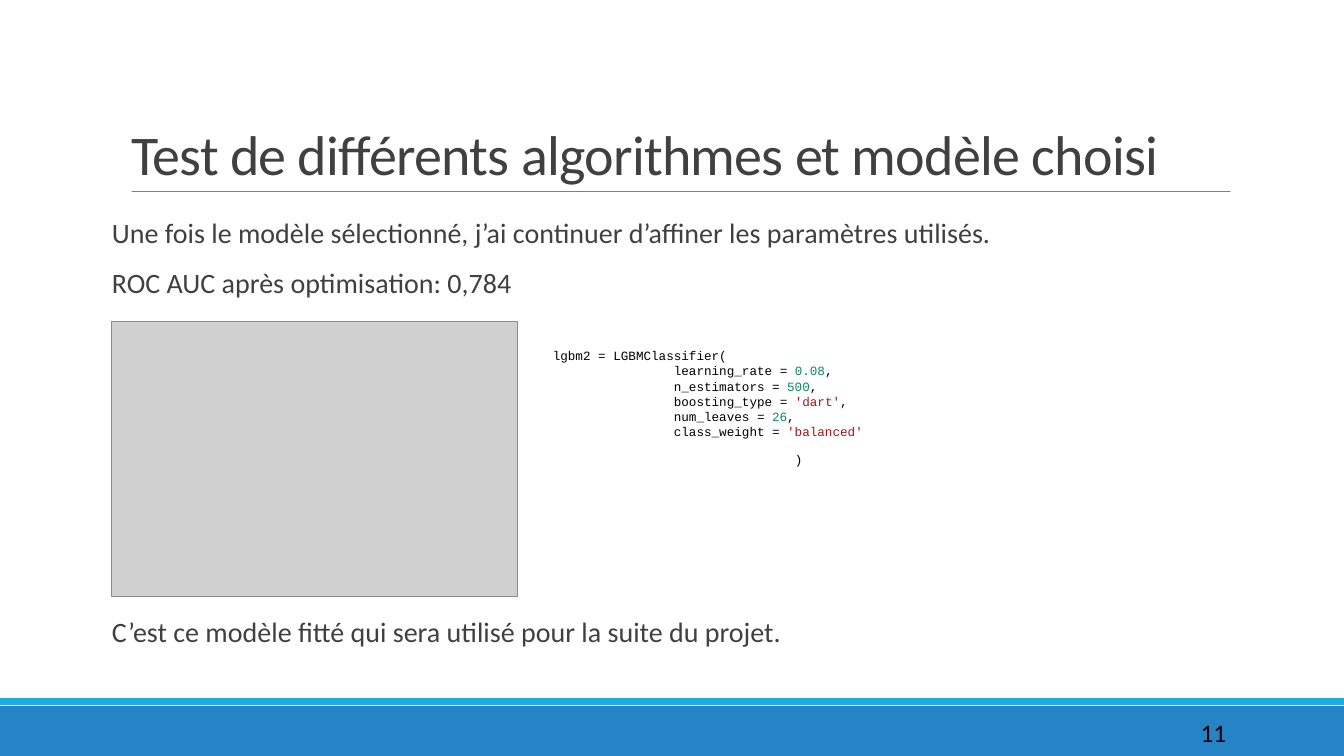
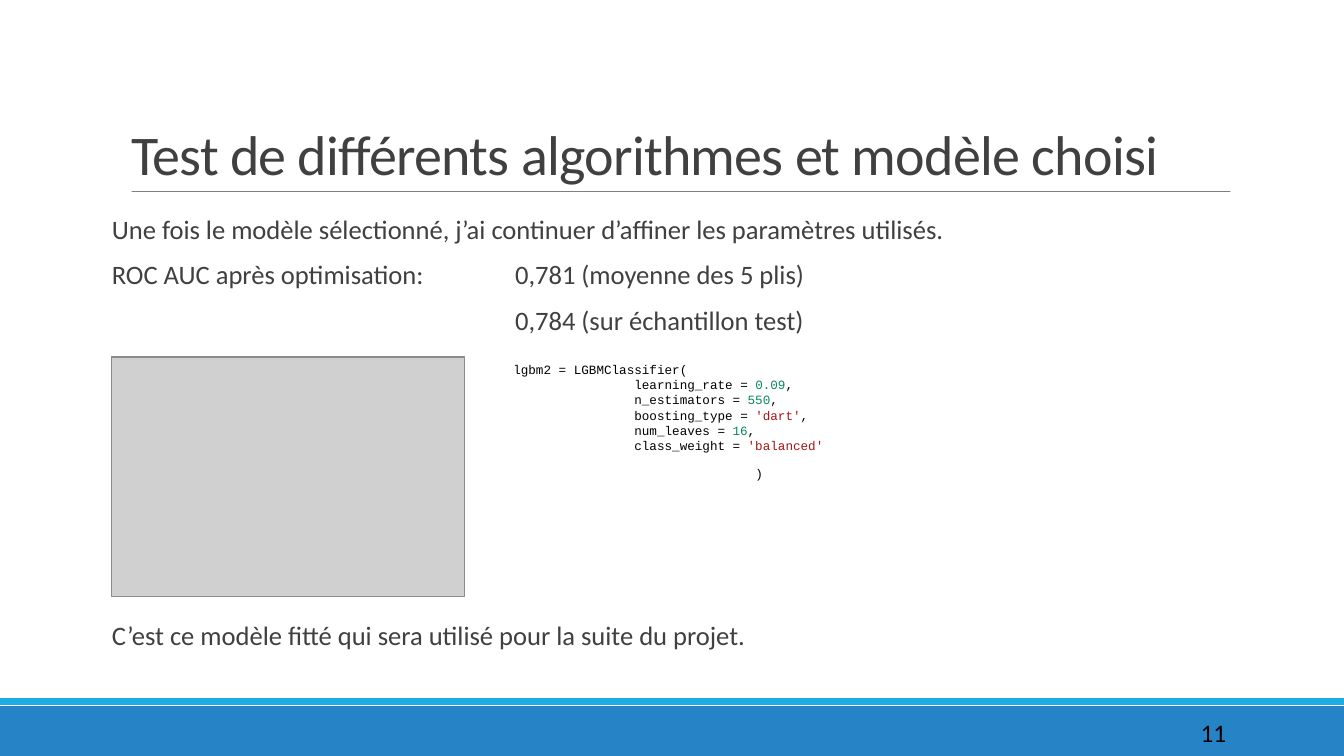
Before and after one commit to VGagnot/OC_Datascience_-_Projet_7, a slide deck: slide 11 of Présentation, note méthodologique, notebooks/OC Parcours Datascience - 7e Module - Implémentez un modèle de scoring.odp. Drawn at 1344x756 pixels with LibreOffice and Linux fonts; fonts in the diff are those of the drawing; grey boxes stand for pictures. Boxes give left, top, right and bottom in pixels: in the first picture for what was removed or moved away, otherwise in the second. Text is boxed around its words. In the diff, an @@ line names an element or a change of style, - is before the commit and + after.

```diff
--- a/Présentation, note méthodologique, notebooks/OC Parcours Datascience - 7e Module - Implémentez un modèle de scoring.odp
+++ b/Présentation, note méthodologique, notebooks/OC Parcours Datascience - 7e Module - Implémentez un modèle de scoring.odp
@@ text at bbox=[112, 220, 944, 650]: size 20 to 19 pt in "Une fois le modèle sélectionné, j’ai continuer ...", "C’est ce modèle fitté qui sera utilisé ..."; line spacing 0.9 to 0.8 @@
@@ text at bbox=[112, 265, 804, 334]: text changed; size 20 to 19 pt @@
-ROC AUC après optimisation: 0,784
+ROC AUC après optimisation: 0,781 (moyenne des 5 plis)
+0,784 (sur échantillon test)
@@ picture: place and size @@
-picture at bbox=[112, 322, 517, 597]
+picture at bbox=[112, 357, 465, 596]
@@ text "lgbm2 = LGBMClassifier(": place and size @@
-text "lgbm2 = LGBMClassifier(" at bbox=[553, 351, 863, 439]
+text "lgbm2 = LGBMClassifier(" at bbox=[513, 365, 824, 453]
@@ text at bbox=[634, 380, 793, 406]: text changed @@
-learning_rate = 0.08,
-n_estimators = 500,
+learning_rate = 0.09,
+n_estimators = 550,
@@ text at bbox=[634, 426, 756, 438]: text changed @@
-num_leaves = 26,
+num_leaves = 16,
```
Also in this commit, not shown: 4 other files.
